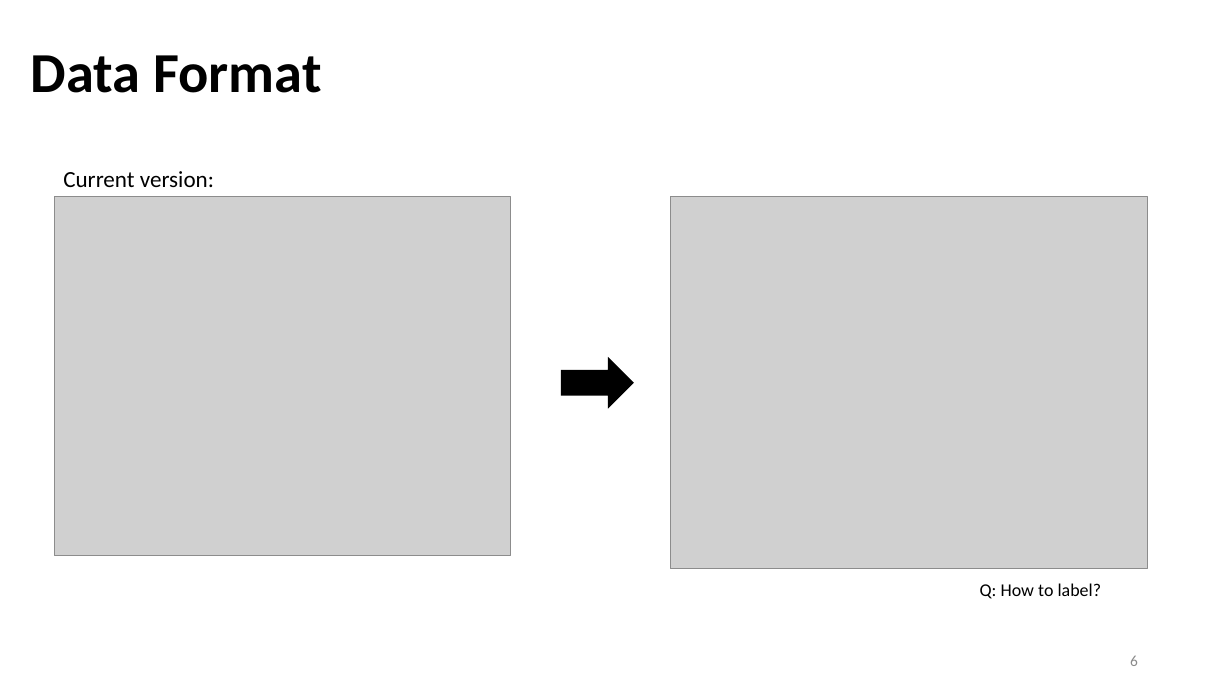
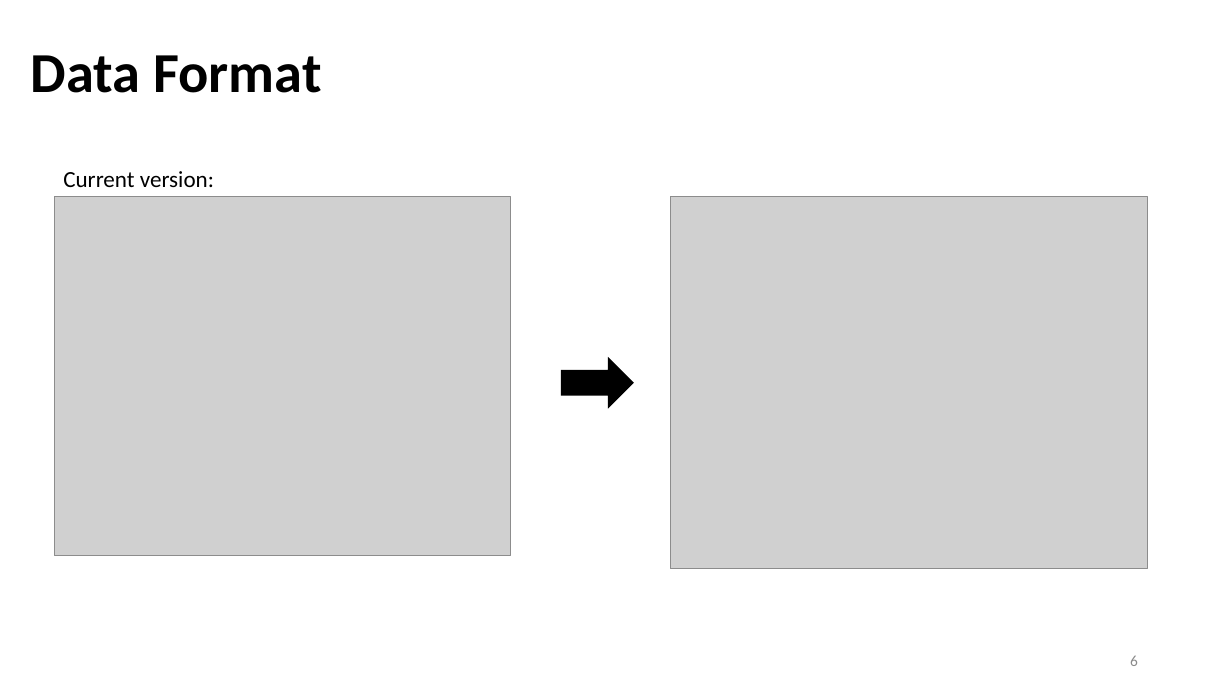
Before and after one commit to Bai1026/Intern-IIS, a slide deck: slide 6 of Meeting/Presentation_0816.pptx. Drawn at 1232x693 pixels with LibreOffice and Linux fonts; fonts in the diff are those of the drawing; grey boxes stand for pictures. Boxes give left, top, right and bottom in pixels: in the first picture for what was removed or moved away, otherwise in the second. Text is boxed around its words. In the diff, an @@ line names an element or a change of style, - is before the commit and + after.

```diff
--- a/Meeting/Presentation_0816.pptx
+++ b/Meeting/Presentation_0816.pptx
@@ text removed at <box>980,583,1102,599</box> @@
-Q: How to label?
```
Also in this commit, not shown: 4 other slides changed, 14 other files.
